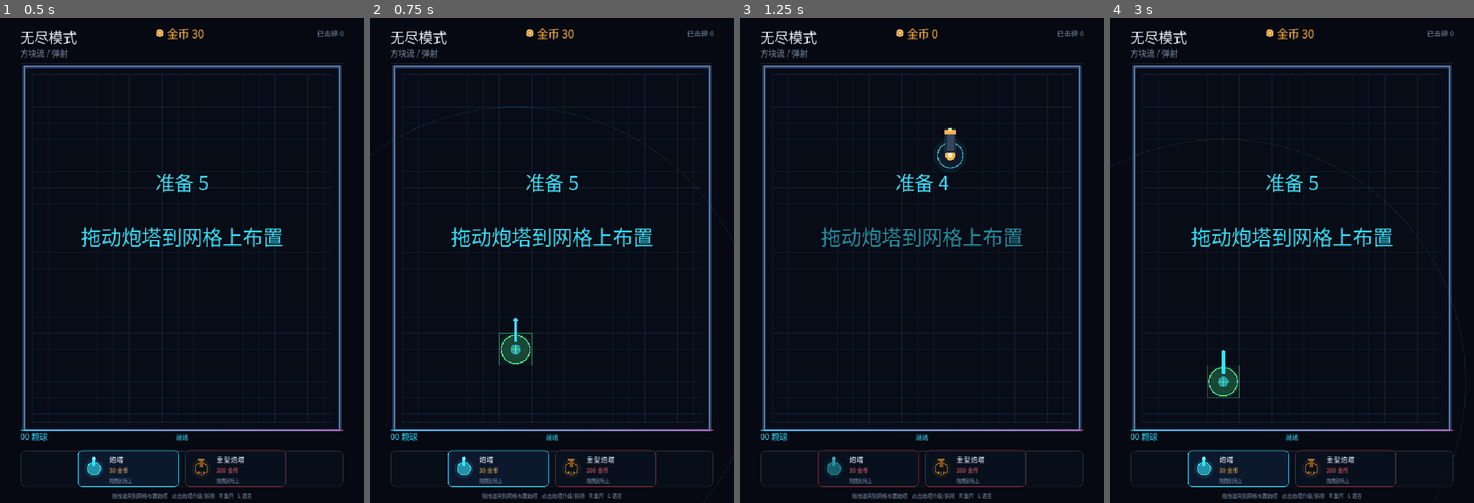
Above: before the commit, frames 1-4 (left to right).
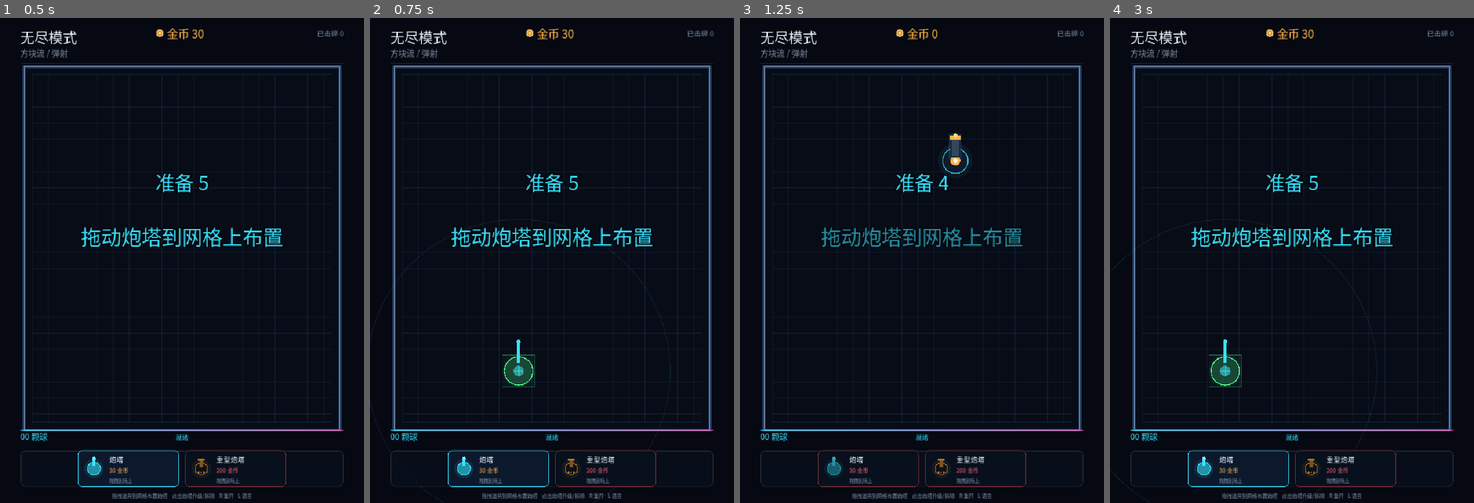
Above: after the commit, the same moments.

Repository: soryu-ryouji/build-shoot
Game: Godot game, scene res://scenes/main.tscn
Same seed, same stepped clock (60 frames per second), same inputs: the game is played once before the commit and once after it.
Inputs (mouse positions are in pixels of both pictures, inside the frame that each line leads up to):
- Up to frame 1 (0.5 s): no input
- Up to frame 2 (0.75 s): tap Enter at 0.5 s; drag from (497, 469) to (588, 153) at 0.52 s
- Up to frame 3 (1.25 s): no input
- Up to frame 4 (3 s): drag from (1346, 469) to (1273, 357) at 1.27 s; tap Space at 2 s; move the mouse to (1328, 153) at 2.02 s; tap R at 2.1 s; click (1328, 153) at 2.17 s; tap Enter at 2.75 s; drag from (1237, 469) to (1182, 187) at 2.77 s

Frame 1 is identical in both runs. In frame 2, 0.9% of the frame differs, in the area x 35-46%, y 61-77%; in frame 3, 0.3%; in frame 4, 0.6%.

Commit message:
feat: 调整炮塔射程与四边边缘放置

Diff:
--- a/scripts/item_defs.gd
+++ b/scripts/item_defs.gd
@@ -13,7 +13,7 @@
 		"cost": 30,
 		"damage": 1,
 		"interval": 0.3,
-		"range": 480.0,
+		"range": 300.0,
 		"bounces": 0,
 		"pierce": 0,
 		"speed": 520.0,
@@ -29,7 +29,7 @@
 		"cost": 200,
 		"damage": 3,
 		"interval": 2.0,
-		"range": 300.0,
+		"range": 500.0,
 		"bounces": 0,
 		"pierce": 3,
 		"speed": 560.0,
--- a/scripts/main.gd
+++ b/scripts/main.gd
@@ -250,15 +250,31 @@
 
 func snap_to_grid(pos: Vector2) -> Vector2:
 	var rect: Rect2 = get_play_rect()
-	var origin := rect.position + Vector2(PLACE_GRID * 0.5, PLACE_GRID * 0.5)
-	var gx := origin.x + roundf((pos.x - origin.x) / PLACE_GRID) * PLACE_GRID
-	var gy := origin.y + roundf((pos.y - origin.y) / PLACE_GRID) * PLACE_GRID
+	var x0 := rect.position.x + 32.0
+	var y0 := rect.position.y + 32.0
+	var x1 := rect.end.x - 32.0
+	var y1 := rect.end.y - 32.0
+
+	# 用 64px 的单元铺满四边，最外侧格子中心距边缘 32px，底座刚好放得下
+	var steps_x := maxi(1, int(floorf((x1 - x0) / PLACE_GRID)))
+	var steps_y := maxi(1, int(floorf((y1 - y0) / PLACE_GRID)))
+	var step_x := (x1 - x0) / float(steps_x)
+	var step_y := (y1 - y0) / float(steps_y)
+
+	var gx := x0 + roundf((pos.x - x0) / step_x) * step_x
+	var gy := y0 + roundf((pos.y - y0) / step_y) * step_y
+
+	# 在场地及边框附近拖动时，把最外侧的格子夹到可用范围内，避免边缘一直判红
+	if rect.grow(16.0).has_point(pos):
+		gx = clampf(gx, x0, x1)
+		gy = clampf(gy, y0, y1)
+
 	return Vector2(gx, gy)
 
 
 func is_valid_placement(pos: Vector2) -> bool:
 	var rect: Rect2 = get_play_rect()
-	var margin := 60.0
+	var margin := 32.0
 	if pos.x < rect.position.x + margin or pos.x > rect.end.x - margin:
 		return false
 	if pos.y < rect.position.y + margin or pos.y > rect.end.y - margin:
